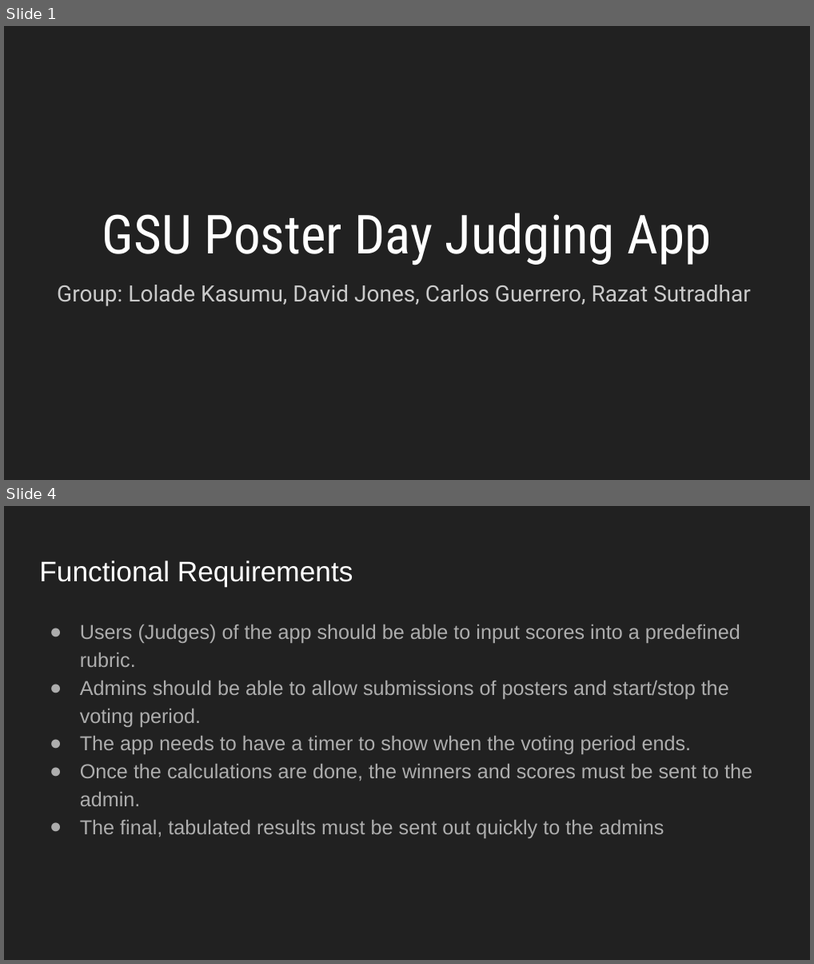
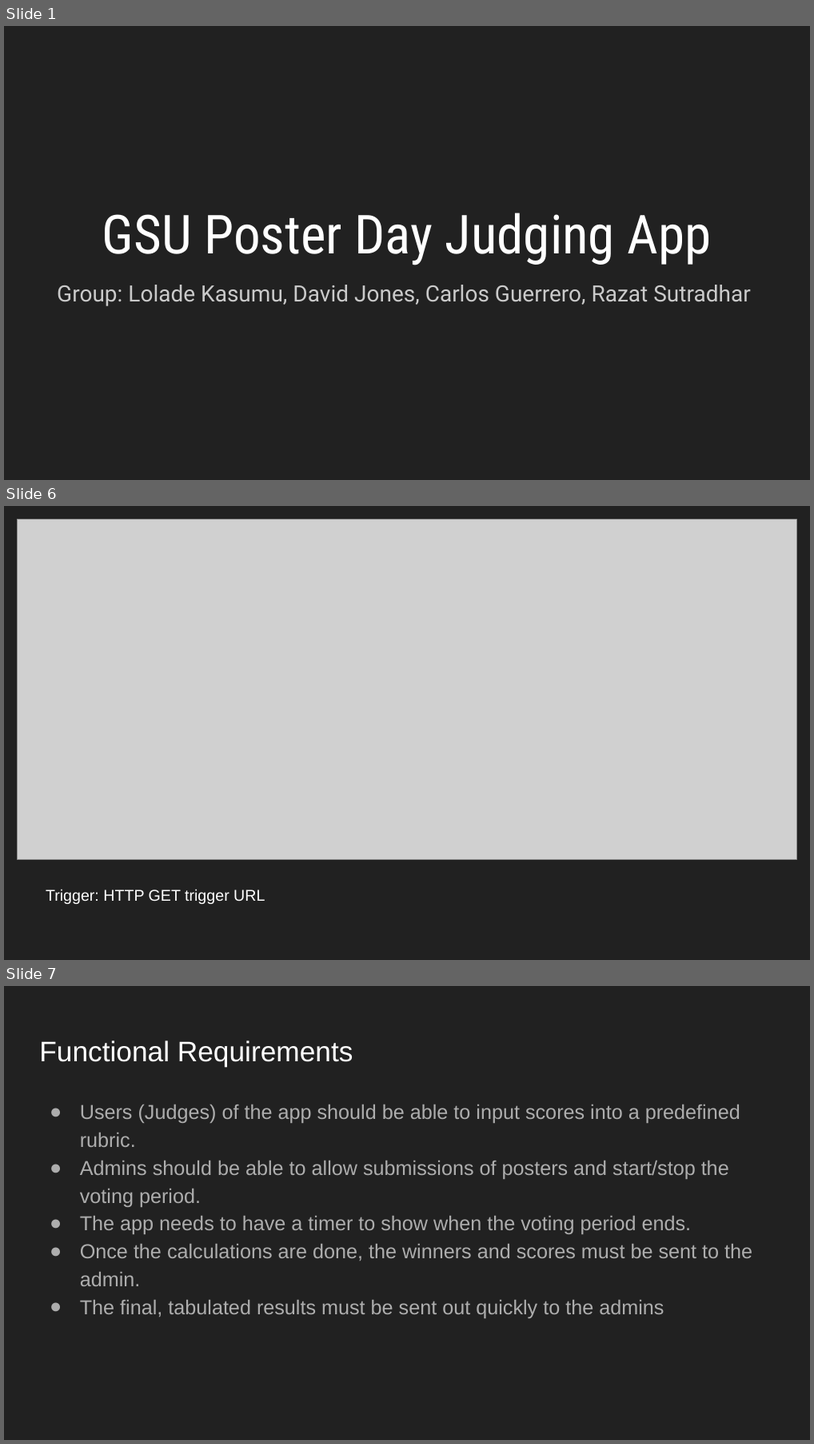
Before and after one commit to CSC4350-MW1/PosterJudging, a slide deck: Presentations/Final Presentation.pptx. Shown one above the other, each under a label of ours: slides 1 and 4 before the commit, slides 1, 6 and 7 after it; the slides between them are not shown. The pictures are 814x964 and 814x1444 pixels, drawn with LibreOffice and Linux fonts; fonts in the diff are those of the drawing; grey boxes stand for pictures. Boxes give left, top, right and bottom in pixels: in the first picture for what was removed or moved away, otherwise in the second. Text is boxed around its words. In the diff, an @@ line names an element or a change of style, - is before the commit and + after.

```diff
--- a/Presentations/Final Presentation.pptx
+++ b/Presentations/Final Presentation.pptx
@@ slide 6 added at [4,506,810,960], background #212121 @@
@@ picture added at [18,520,798,860] @@
@@ text added at [46,888,265,904], 14 pt, text #FFFFFF @@
+Trigger: HTTP GET trigger URL
@@ what was slide 4 is now slide 7 @@
```
Also in this commit, not shown: 1 slide changed, 4 other slides added, 2 slides removed.
